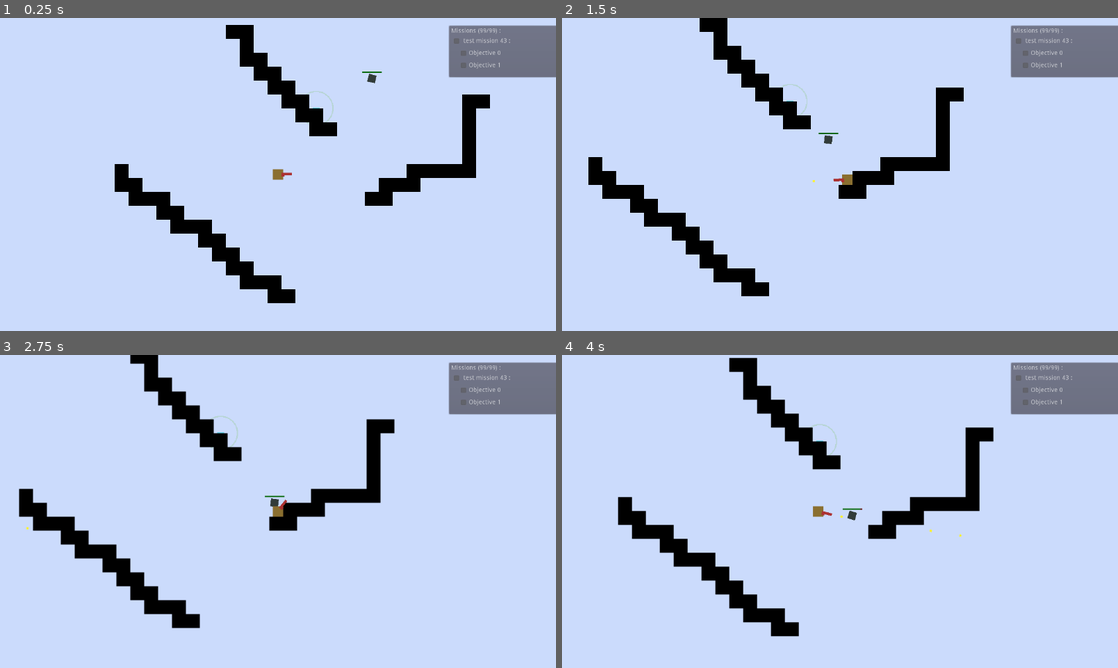
Above: before the commit, frames 1-4 (two rows, left to right).
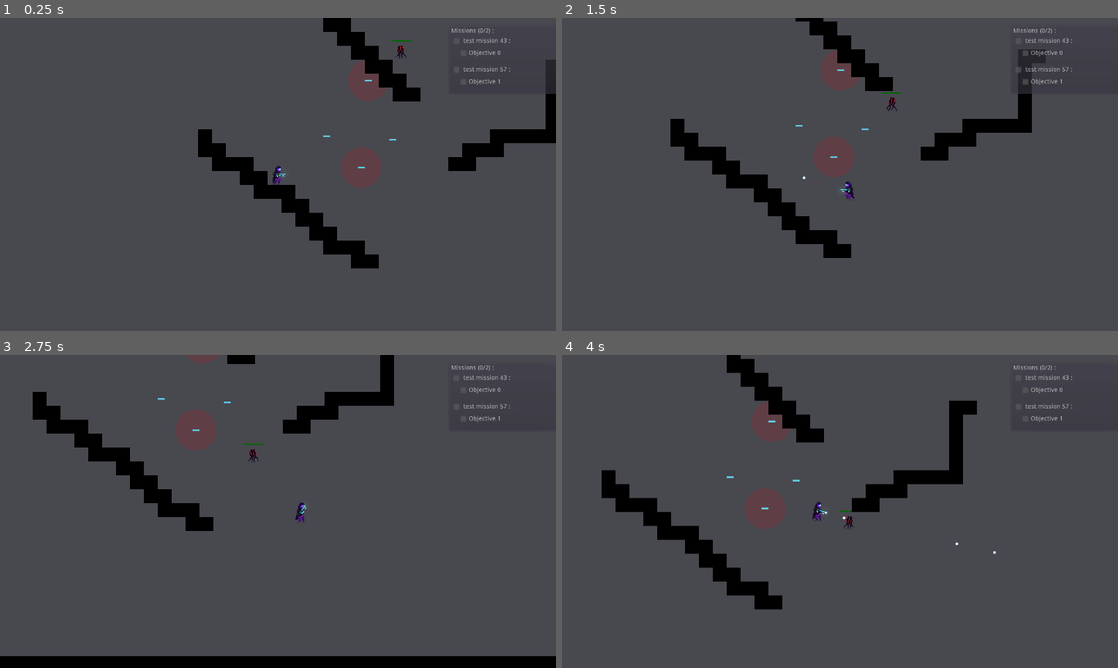
Above: after the commit, the same moments.

Repository: DreamTeckk/ZenoJam2021
Game: Godot game, scene res://src/Scenes/MainScene.tscn
The game is run twice, just before and just after one commit, with the same random seed, the same clock (stepped at 60 frames per second) and the same inputs.
Inputs (mouse positions are in pixels of both pictures, inside the frame that each line leads up to):
- Up to frame 1 (0.25 s): no input
- Up to frame 2 (1.5 s): move the mouse to (962, 158) at 0.52 s; hold D (move_right) 0.53-1.28 s; hold Space (interacte) 0.53-1.28 s; move the mouse to (728, 190) at 1.27 s; hold S (move_down) from 1.28 s (still down); click (728, 190) at 1.35 s
- Up to frame 3 (2.75 s): tap Space (interacte) at 1.55 s; move the mouse to (333, 442) at 2.02 s; release S (move_down) at 2.03 s; hold D (move_right) from 2.03 s (still down); hold Space (interacte) from 2.03 s (still down)
- Up to frame 4 (4 s): move the mouse to (812, 574) at 2.77 s; release D (move_right) at 2.78 s; release Space (interacte) at 2.78 s; hold Z (move_up) 2.78-3.53 s; tap Space (interacte) at 2.85, 3.8 s; move the mouse to (1006, 558) at 3.52 s; press the mouse at (1006, 558) at 3.53 s; hold Q (move_left) from 3.53 s (still down)

The runs differ from the first frame. In frame 1, 100% of the frame differs, in the area x 0-100%, y 0-100%; in frame 2, 100%; in frame 3, 100%; in frame 4, 98%.

Commit message:
Add first design

Diff:
--- a/Game/src/Entities/Ennemies/Ennemy.gd
+++ b/Game/src/Entities/Ennemies/Ennemy.gd
@@ -1,7 +1,7 @@
 extends KinematicBody2D
 
 export(float) var speed := 150.0
-export(float) var max_health := 50.0
+export(float) var max_health := 10.0
 export(float) var damage := 10.0
 export(float) var attack_cooldown := 1.0
 var health := max_health
@@ -21,6 +21,7 @@
 func _ready() -> void:
 	set_process(false)
 	attack_cooldown_timer.wait_time = attack_cooldown
+	$AnimationPlayer.play("Ennemy_Run")
 
 func _process(delta: float) -> void:
 	move()
@@ -35,8 +36,11 @@
 	path_recalculated = false
 	if path.size() > 1:
 		velocity = global_position.direction_to(path[1]) * speed
-		$Sprite.rotation = lerp_angle(rotation, global_position.direction_to(path[1]).angle(), 0.1)
 		move_and_slide(velocity)
+		if velocity.x < 0:
+			$Sprite.flip_h = true
+		else:
+			$Sprite.flip_h = false
 
 func _on_CollisionArea_body_entered(body: Node) -> void:
 	if body.is_in_group("Projectils"):
--- a/Game/src/Entities/Ennemies/Ennemy.tscn
+++ b/Game/src/Entities/Ennemies/Ennemy.tscn
@@ -1,11 +1,33 @@
-[gd_scene load_steps=5 format=2]
+[gd_scene load_steps=7 format=2]
 
 [ext_resource path="res://assets/sprites/Ennemy.png" type="Texture" id=1]
 [ext_resource path="res://src/Entities/Ennemies/Ennemy.gd" type="Script" id=2]
 [ext_resource path="res://src/UI/health_bar.tscn" type="PackedScene" id=3]
 
-[sub_resource type="RectangleShape2D" id=1]
-extents = Vector2( 8.96915, 8.9583 )
+[sub_resource type="CircleShape2D" id=4]
+radius = 17.1102
+
+[sub_resource type="Animation" id=2]
+resource_name = "Ennemy_Run"
+length = 0.375
+loop = true
+step = 0.075
+tracks/0/type = "value"
+tracks/0/path = NodePath("Sprite:frame")
+tracks/0/interp = 1
+tracks/0/loop_wrap = true
+tracks/0/imported = false
+tracks/0/enabled = true
+tracks/0/keys = {
+"times": PoolRealArray( 0, 0.075, 0.15, 0.225, 0.3 ),
+"transitions": PoolRealArray( 1, 1, 1, 1, 1 ),
+"update": 1,
+"values": [ 0, 1, 2, 3, 4 ]
+}
+
+[sub_resource type="CapsuleShape2D" id=3]
+radius = 9.32925
+height = 0.40633
 
 [node name="Ennemy" type="KinematicBody2D" groups=[
 "Ennemies",
@@ -18,13 +40,14 @@
 
 [node name="HealthBar" parent="." instance=ExtResource( 3 )]
 margin_left = -21.9671
-margin_top = -16.1326
+margin_top = -24.1326
 margin_right = -21.9671
-margin_bottom = -16.1326
+margin_bottom = -24.1326
 
 [node name="Sprite" type="Sprite" parent="."]
-scale = Vector2( 0.75, 0.75 )
 texture = ExtResource( 1 )
+hframes = 5
+frame = 2
 
 [node name="CollisionArea" type="Area2D" parent="."]
 scale = Vector2( 0.75, 0.75 )
@@ -34,15 +57,16 @@
 [node name="CollisionBox" type="CollisionShape2D" parent="CollisionArea"]
 modulate = Color( 0.784314, 0.133333, 0.133333, 1 )
 scale = Vector2( 1.33333, 1.33333 )
-shape = SubResource( 1 )
-
-[node name="Collision" type="CollisionShape2D" parent="."]
-modulate = Color( 0.721569, 0.227451, 0.839216, 1 )
-scale = Vector2( 0.5, 0.5 )
-shape = SubResource( 1 )
+shape = SubResource( 4 )
 
 [node name="AttackCooldown" type="Timer" parent="."]
 one_shot = true
+
+[node name="AnimationPlayer" type="AnimationPlayer" parent="."]
+anims/Ennemy_Run = SubResource( 2 )
+
+[node name="CollisionShape2D" type="CollisionShape2D" parent="."]
+shape = SubResource( 3 )
 [connection signal="body_entered" from="CollisionArea" to="." method="_on_CollisionArea_body_entered"]
 [connection signal="body_exited" from="CollisionArea" to="." method="_on_CollisionArea_body_exited"]
 [connection signal="timeout" from="AttackCooldown" to="." method="_on_AttackCooldown_timeout"]
--- a/Game/src/Entities/Player/Player.gd
+++ b/Game/src/Entities/Player/Player.gd
@@ -5,6 +5,9 @@
 var _dead := false
 var _can_shoot := true
 var _interactable : Objective = null
+var _weapon_direction = Weapon_Direction.EAST
+
+enum Weapon_Direction {WEST, EAST}
 
 export(float) var max_health := 100.0
 export(float) var speed := 300.0
@@ -27,6 +30,10 @@
 		if Input.is_action_pressed("fire"):
 			if _can_shoot:
 				_fire()
+		if Input.is_action_just_pressed("interacte"):
+			if _interactable != null:
+				emit_signal("interact", _interactable.objective_id)
+		animate()
 	else:
 		_die()
 
@@ -35,6 +42,18 @@
 		Input.get_action_strength("move_right") - Input.get_action_strength("move_left"),
 		Input.get_action_strength("move_down") - Input.get_action_strength("move_up")
 	)
+
+func animate() -> void:
+	$AnimationPlayer.stop(false)
+	if _velocity == Vector2.ZERO:
+		$AnimationPlayer.play("idle")
+	else:
+		$AnimationPlayer.play("Run")
+
+	if _weapon_direction == Weapon_Direction.EAST:
+		$Sprite.flip_h = false
+	else:
+		$Sprite.flip_h = true
 
 func get_hit(damage: int):
 	if !_dead:
@@ -60,14 +79,11 @@
 		$Weapon.rotation = direction_aimed.angle()
 		_flip_weapon()
 
-	# Objectiev interaction
-	if event.is_action_pressed("interacte"):
-		if _interactable != null:
-			emit_signal("interact", _interactable.objective_id)
-
 func _fire() -> void:
 	_can_shoot = false
 
+	$AudioStreamPlayer.play()
+	$Weapon/MusleFlashAnimation.play("Musle_Flash")
 	$ReloadTimer.start(reload_time)
 
 	var projectil = _projectil_scene.instance()
@@ -97,8 +113,10 @@
 
 func _flip_weapon() -> void:
 	if $Weapon.rotation > deg2rad(90) or $Weapon.rotation < deg2rad(-90):
+		_weapon_direction = Weapon_Direction.WEST
 		$Weapon.flip_v = true
 	else:
+		_weapon_direction = Weapon_Direction.EAST
 		$Weapon.flip_v = false
 
 func _on_reload_timer_timeout() -> void:
--- a/Game/src/Entities/Player/Player.tscn
+++ b/Game/src/Entities/Player/Player.tscn
@@ -1,8 +1,27 @@
-[gd_scene load_steps=6 format=2]
+[gd_scene load_steps=11 format=2]
 
 [ext_resource path="res://src/Entities/Player/Player.gd" type="Script" id=1]
 [ext_resource path="res://assets/sprites/Player.png" type="Texture" id=2]
 [ext_resource path="res://assets/sprites/Player_Weapon.png" type="Texture" id=3]
+[ext_resource path="res://assets/sounds/Gun_Shoot_1.wav" type="AudioStream" id=4]
+[ext_resource path="res://assets/lights/32xlight.jpg" type="Texture" id=5]
+
+[sub_resource type="Animation" id=5]
+resource_name = "Musle_Flash"
+length = 0.1
+step = 0.02
+tracks/0/type = "value"
+tracks/0/path = NodePath("MusleFlash:energy")
+tracks/0/interp = 1
+tracks/0/loop_wrap = true
+tracks/0/imported = false
+tracks/0/enabled = true
+tracks/0/keys = {
+"times": PoolRealArray( 0, 0.02, 0.08 ),
+"transitions": PoolRealArray( 1, 1, 1 ),
+"update": 0,
+"values": [ 0.0, 10.0, 0.0 ]
+}
 
 [sub_resource type="RectangleShape2D" id=1]
 extents = Vector2( 12.0467, 4.20392 )
@@ -10,21 +29,77 @@
 [sub_resource type="RectangleShape2D" id=2]
 extents = Vector2( 12.0161, 12.0456 )
 
+[sub_resource type="Animation" id=3]
+resource_name = "Run"
+length = 0.36
+loop = true
+step = 0.06
+tracks/0/type = "value"
+tracks/0/path = NodePath("Sprite:frame")
+tracks/0/interp = 1
+tracks/0/loop_wrap = true
+tracks/0/imported = false
+tracks/0/enabled = true
+tracks/0/keys = {
+"times": PoolRealArray( 0, 0.06, 0.12, 0.18, 0.24, 0.3 ),
+"transitions": PoolRealArray( 1, 1, 1, 1, 1, 1 ),
+"update": 1,
+"values": [ 4, 5, 6, 7, 8, 9 ]
+}
+
+[sub_resource type="Animation" id=4]
+resource_name = "idle"
+length = 0.5
+loop = true
+step = 0.06
+tracks/0/type = "value"
+tracks/0/path = NodePath("Sprite:frame")
+tracks/0/interp = 1
+tracks/0/loop_wrap = true
+tracks/0/imported = false
+tracks/0/enabled = true
+tracks/0/keys = {
+"times": PoolRealArray( 0, 0.12, 0.24, 0.36 ),
+"transitions": PoolRealArray( 1, 1, 1, 1 ),
+"update": 1,
+"values": [ 0, 1, 2, 3 ]
+}
+
 [node name="Player" type="KinematicBody2D"]
+light_mask = 4
 collision_mask = 8224
 script = ExtResource( 1 )
 
 [node name="Sprite" type="Sprite" parent="."]
-scale = Vector2( 0.75, 0.75 )
 texture = ExtResource( 2 )
+hframes = 10
 
 [node name="Weapon" type="Sprite" parent="."]
 scale = Vector2( -1, 1 )
 texture = ExtResource( 3 )
-offset = Vector2( -20, 0 )
+offset = Vector2( -2, 0 )
+flip_h = true
 
 [node name="Cannon" type="Node2D" parent="Weapon"]
 position = Vector2( -32, 0 )
+
+[node name="Light2D" type="Light2D" parent="Weapon"]
+position = Vector2( -14.8885, -1.23157 )
+rotation = -3.14159
+scale = Vector2( 1, -1 )
+texture = ExtResource( 5 )
+color = Color( 0.458824, 0.839216, 0.890196, 1 )
+energy = 0.5
+
+[node name="MusleFlash" type="Light2D" parent="Weapon"]
+position = Vector2( -18, -1 )
+texture = ExtResource( 5 )
+texture_scale = 0.25
+color = Color( 0.584314, 0.870588, 0.862745, 1 )
+energy = 0.0
+
+[node name="MusleFlashAnimation" type="AnimationPlayer" parent="Weapon"]
+anims/Musle_Flash = SubResource( 5 )
 
 [node name="Foot" type="CollisionShape2D" parent="."]
 position = Vector2( 0, 7.7513 )
@@ -42,3 +117,21 @@
 
 [node name="ReloadTimer" type="Timer" parent="."]
 one_shot = true
+
+[node name="AnimationPlayer" type="AnimationPlayer" parent="."]
+anims/Run = SubResource( 3 )
+anims/idle = SubResource( 4 )
+
+[node name="AudioStreamPlayer" type="AudioStreamPlayer" parent="."]
+stream = ExtResource( 4 )
+volume_db = -10.0
+
+[node name="Light2D" type="Light2D" parent="."]
+position = Vector2( 0, -13.0888 )
+texture = ExtResource( 5 )
+texture_scale = 0.4
+color = Color( 0.533333, 0.898039, 0.945098, 1 )
+energy = 2.0
+shadow_enabled = true
+shadow_buffer_size = 512
+shadow_item_cull_mask = -2147483645
--- a/Game/src/Entities/Weapons/Projectil.gd
+++ b/Game/src/Entities/Weapons/Projectil.gd
@@ -2,7 +2,7 @@
 
 var _direction_angle := 0.0
 var damage := 2.0
-export(int) var speed := 400
+export(float) var speed := 600
 
 func _ready() -> void:
 	self.set_physics_process(false)
@@ -18,5 +18,5 @@
 	self.set_physics_process(true)
 
 func _on_Area2D_body_entered(body: Node) -> void:
-	if body.name == "MapWalls":
+	if body.name == "Walls":
 		self.queue_free()
--- a/Game/src/Entities/Weapons/Projectil.tscn
+++ b/Game/src/Entities/Weapons/Projectil.tscn
@@ -1,7 +1,7 @@
 [gd_scene load_steps=4 format=2]
 
-[ext_resource path="res://assets/sprites/Projectil.png" type="Texture" id=1]
 [ext_resource path="res://src/Entities/Weapons/Projectil.gd" type="Script" id=2]
+[ext_resource path="res://assets/lights/32xlight.jpg" type="Texture" id=3]
 
 [sub_resource type="RectangleShape2D" id=1]
 extents = Vector2( 8, 8 )
@@ -13,10 +13,15 @@
 collision_mask = 8320
 script = ExtResource( 2 )
 
-[node name="Sprite" type="Sprite" parent="."]
-texture = ExtResource( 1 )
+[node name="Light2D" type="Light2D" parent="."]
+position = Vector2( 0, -0.0417137 )
+texture = ExtResource( 3 )
+texture_scale = 0.25
+color = Color( 0.47451, 0.933333, 0.945098, 1 )
+energy = 10.0
 
 [node name="Collision" type="CollisionShape2D" parent="."]
+position = Vector2( -2.98023e-08, -2.98023e-08 )
 scale = Vector2( 0.312, 0.312 )
 shape = SubResource( 1 )
 
--- a/Game/src/HUD/Missions.tscn
+++ b/Game/src/HUD/Missions.tscn
@@ -28,7 +28,6 @@
 [node name="Label" type="Label" parent="MissionsContainer/VBoxContainer"]
 margin_right = 242.0
 margin_bottom = 14.0
-text = "Missions (99/99) :"
 __meta__ = {
 "_edit_use_anchors_": false
 }
--- a/Game/src/Missions/Mission.gd
+++ b/Game/src/Missions/Mission.gd
@@ -6,26 +6,40 @@
 var objectives_id_completed := []
 var completed := false
 var mission_name : String
-var base_height
+var objective_manager
 export(String) var objective_ui_scene_path
 
 func setup(mission_name: String, objectives_id: Array, objective_manager) -> void:
 	self.mission_name = mission_name
 	self.objectives_id_to_complete = objectives_id
+	self.objective_manager = objective_manager
 	$VBoxContainer/MainMission/MissionTitle.text = mission_name
-	self.rect_min_size.y = $VBoxContainer.rect_size.y
-	base_height = self.rect_min_size.y
+	self.rect_size.y = 38
 
-	for i in objectives_id_to_complete:
+	for i in objectives_id_to_complete.size():
 		var objective_ui_scene = load(objective_ui_scene_path).instance()
 		$VBoxContainer.add_child(objective_ui_scene)
-		objective_ui_scene.get_node("Label").text = "Objective " + str(i)
-		self.rect_min_size.y += objective_ui_scene.rect_size.y
+		self.rect_size.y += $VBoxContainer.get_child(i + 1).rect_size.y
+		objective_ui_scene.get_node("Label").text = "Objective " + str(objectives_id_to_complete[i])
+
+		var objective : Objective = objective_manager.get_objective_by_id(objectives_id_to_complete[i])
+		objective.is_part_of_mission = true
+
+	self.rect_min_size.y = self.rect_size.y
+
 
 func completed_objective(id: int) -> void:
-	var index = objectives_id_to_complete.find(id)
-	objectives_id_completed.append(id)
-	var cb : CheckBox = $VBoxContainer.get_child(index + 1).get_node("CheckBox")
-	cb.pressed = true
-	if objectives_id_completed.size() >= objectives_id_to_complete.size():
-		$VBoxContainer/MainMission/CheckBox.pressed = true
+	if not objectives_id_completed.has(id):
+		var index = objectives_id_to_complete.find(id)
+		var objective : Objective = objective_manager.get_objective_by_id(id)
+		objective.is_part_of_mission = false
+		objectives_id_completed.append(id)
+		var cb : CheckBox = $VBoxContainer.get_child(index + 1).get_node("CheckBox")
+		cb.pressed = true
+		if objectives_id_completed.size() >= objectives_id_to_complete.size():
+			$VBoxContainer/MainMission/CheckBox.pressed = true
+			completed = true
+
+
+func erase() -> void:
+	self.queue_free()
--- a/Game/src/Missions/MissionsManager.gd
+++ b/Game/src/Missions/MissionsManager.gd
@@ -3,7 +3,10 @@
 class_name MissionsManager
 
 var missions_completed := 0
-var missions := []
+var missions_total := 0
+var mission_to_complete := 0
+var mission_pool_completed := 0
+var missions_pool := []
 var objectives_manager
 onready var mission_ui_scene = load("res://src/HUD/SingleMission.tscn")
 
@@ -11,18 +14,44 @@
 	self.objectives_manager = objectives_manager
 
 func check_mission_completion_with_objective_id(id: int) -> void:
-	for mission in missions:
-		if mission.objectives_id_to_complete.has(id):
+	for mission in missions_pool:
+		if !mission.completed and mission.objectives_id_to_complete.has(id):
 			mission.completed_objective(id)
+			if mission.objectives_id_completed.size() >= mission.objectives_id_to_complete.size():
+				missions_completed += 1
+				mission_pool_completed += 1
+				if mission_pool_completed >= mission_to_complete:
+					complete_pool()
 
-func register_mission() -> void:
+func register_mission(obj_nbr: int) -> Mission:
 	var new_mission : Mission = mission_ui_scene.instance()
 	$MissionsContainer/VBoxContainer/MissionsList.add_child(new_mission)
-	new_mission.setup("test mission " + str(randi() % 99) + " : ", take_random_objectives(3), objectives_manager)
-	missions.append(new_mission)
+	new_mission.setup("test mission " + str(randi() % 99) + " : ", take_random_objectives(obj_nbr), objectives_manager)
+	return new_mission
 
-func complete_mission(mission_index: int) -> void:
-	pass
+func create_pool(min_nbr: int, max_nbr: int, obj_nbr: int) -> void:
+	randomize()
+	var nbr := 0
+	if min_nbr == max_nbr:
+		nbr = min_nbr
+	else:
+		nbr = randi() % max_nbr + min_nbr
+	missions_pool = []
+	$MissionsContainer.rect_size.y = 0
+	for i in range(nbr):
+		missions_pool.append(register_mission(obj_nbr))
+#		print_debug($MissionsContainer/VBoxContainer/MissionsList.get_child(i).rect_size.y)
+		$MissionsContainer.rect_size.y += $MissionsContainer/VBoxContainer/MissionsList.get_child(i).rect_size.y
+	missions_total += nbr
+	mission_to_complete = nbr
+	mission_pool_completed = 0
+	$MissionsContainer/VBoxContainer/Label.text = "Missions (" + str(missions_completed) + "/" + str(missions_total) + ") :"
+
+func complete_pool() -> void:
+	for mission in missions_pool:
+		mission.erase()
+	create_pool(2,2,3)
+
 
 func take_random_objectives(nbr: int) -> Array:
 	var objectives : Array = objectives_manager.objectives_list
@@ -30,7 +59,7 @@
 	var available_objectives = []
 	var returned_objectives = []
 	for obj in objectives:
-		for mission in missions:
+		for mission in missions_pool:
 			if mission.objectives_id_to_complete.has(obj.objective_id):
 				unavailable_objectives.append(obj.objective_id)
 
--- a/Game/src/Objectives/Objective.gd
+++ b/Game/src/Objectives/Objective.gd
@@ -8,9 +8,15 @@
 var objective_has_timer: bool
 var objective_has_minigame: bool
 var objective_scene_path: String
+var gorup_color: Color
 
 var activable := false
-var simple
+var is_part_of_mission := false setget set_is_part_of_mission
+
+func _draw() -> void:
+	if is_part_of_mission:
+		draw_circle(Vector2.ZERO, $ActivationArea/CollisionShape2D.shape.radius, Color8(255,0,0,128 if activable else 32))
+
 
 func setup(id: int, on_wall: bool, orientation: int, objective) -> void:
 	self.on_wall = on_wall
@@ -21,8 +27,9 @@
 	self.objective_has_timer = objective.get("Has_timer")
 	self.objective_has_minigame = objective.get("Has_minigame")
 	self.objective_scene_path = objective.get("Scene_path")
-
-	$DetectionRing.modulate.a = 0.2
+	set_is_part_of_mission(false)
+#
+#	$DetectionRing.modulate.a = 0.2
 	if orientation == 1:
 		$Activable.rotation = deg2rad(90)
 	elif orientation == 2:
@@ -30,15 +37,22 @@
 	elif orientation == 3:
 		$Activable.rotation = deg2rad(270)
 
+
 func _on_ActivationArea_body_entered(body: Node) -> void:
 	if body.name == "Player":
 		activable = true
-		$DetectionRing.modulate.a = 1
+#		$DetectionRing.modulate.a = 1
 		body._interactable = self
+		update()
 
 
 func _on_ActivationArea_body_exited(body: Node) -> void:
 	if body.name == "Player":
 		activable = false
-		$DetectionRing.modulate.a = 0.2
+#		$DetectionRing.modulate.a = 0.2
 		body._interactable = null
+		update()
+
+func set_is_part_of_mission(value: bool) -> void:
+	is_part_of_mission = value
+	update()
--- a/Game/src/Objectives/Objective.tscn
+++ b/Game/src/Objectives/Objective.tscn
@@ -1,10 +1,10 @@
-[gd_scene load_steps=6 format=2]
+[gd_scene load_steps=5 format=2]
 
 [ext_resource path="res://assets/sprites/objective.png" type="Texture" id=1]
-[ext_resource path="res://assets/sprites/objectif_detection_ring.png" type="Texture" id=2]
 [ext_resource path="res://src/Objectives/Objective.gd" type="Script" id=3]
 
 [sub_resource type="CircleShape2D" id=1]
+radius = 47.0709
 
 [sub_resource type="RectangleShape2D" id=2]
 extents = Vector2( 8, 4.20515 )
@@ -13,15 +13,9 @@
 collision_layer = 64
 script = ExtResource( 3 )
 
-[node name="DetectionRing" type="Sprite" parent="."]
-scale = Vector2( 1.24116, 1.24116 )
-texture = ExtResource( 2 )
-
 [node name="ActivationArea" type="Area2D" parent="."]
 
 [node name="CollisionShape2D" type="CollisionShape2D" parent="ActivationArea"]
-position = Vector2( -0.275607, 0 )
-scale = Vector2( 4, 4 )
 shape = SubResource( 1 )
 
 [node name="BodyCollision" type="CollisionShape2D" parent="."]
--- a/Game/src/Scenes/MainScene.gd
+++ b/Game/src/Scenes/MainScene.gd
@@ -14,7 +14,7 @@
 		ennemy.setup(pathfinding, player)
 
 	mission_manager.setup(objective_manager)
-	mission_manager.register_mission()
+	mission_manager.create_pool(2,2,1)
 
 func _on_Player_interact(objective_id: int) -> void:
 	mission_manager.check_mission_completion_with_objective_id(objective_id)
--- a/Game/src/Scenes/MainScene.tscn
+++ b/Game/src/Scenes/MainScene.tscn
@@ -12,6 +12,9 @@
 [sub_resource type="NavigationPolygon" id=1]
 vertices = PoolVector2Array( 0, 0, 32, 0, 32, 32, 0, 32 )
 polygons = [ PoolIntArray( 0, 1, 2, 3 ) ]
+
+[sub_resource type="OccluderPolygon2D" id=4]
+polygon = PoolVector2Array( 0, 0, 32, 0, 32, 32, 0, 32 )
 
 [sub_resource type="ConvexPolygonShape2D" id=2]
 points = PoolVector2Array( 0, 0, 32, 0, 32, 32, 0, 32 )
@@ -39,6 +42,7 @@
 1/region = Rect2( 32, 0, 32, 32 )
 1/tile_mode = 0
 1/occluder_offset = Vector2( 0, 0 )
+1/occluder = SubResource( 4 )
 1/navigation_offset = Vector2( 0, 0 )
 1/shape_offset = Vector2( 0, 0 )
 1/shape_transform = Transform2D( 1, 0, 0, 1, 0, 0 )
@@ -72,29 +76,30 @@
 
 [node name="Objectives" type="Node2D" parent="Map"]
 script = ExtResource( 7 )
-max_objectives = 2
-max_objectives_per_type = 2
+max_objectives = 7
+max_objectives_per_type = 1
 objective_scene_path = "res://src/Objectives/Objective.tscn"
 
-[node name="ObjectiveSpawnPoint" type="Node2D" parent="Map/Objectives"]
-position = Vector2( 16, 96 )
+[node name="ObjectiveSpawnPoint3" type="Node2D" parent="Map/Objectives"]
+position = Vector2( 0, 248 )
 script = ExtResource( 8 )
-on_wall = true
 
-[node name="ObjectiveSpawnPoint13" type="Node2D" parent="Map/Objectives"]
-position = Vector2( -96, -16 )
+[node name="ObjectiveSpawnPoint4" type="Node2D" parent="Map/Objectives"]
+position = Vector2( -56, 112 )
 script = ExtResource( 8 )
-on_wall = true
-orientation = 1
 
-[node name="ObjectiveSpawnPoint3" type="Node2D" parent="Map/Objectives"]
-position = Vector2( -112, -200 )
+[node name="ObjectiveSpawnPoint5" type="Node2D" parent="Map/Objectives"]
+position = Vector2( -152, 240 )
+script = ExtResource( 8 )
+
+[node name="ObjectiveSpawnPoint6" type="Node2D" parent="Map/Objectives"]
+position = Vector2( -72, 312 )
 script = ExtResource( 8 )
 
 [node name="YSort" type="YSort" parent="Map"]
 
 [node name="Player" parent="Map/YSort" instance=ExtResource( 1 )]
-position = Vector2( -72, 248 )
+position = Vector2( -264, 328 )
 world_node_name = "MainScene"
 
 [node name="Camera2D" type="Camera2D" parent="Map/YSort/Player"]
@@ -105,18 +110,19 @@
 "Bullet_Collider",
 "Obstacles",
 ]]
+light_mask = 2
 tile_set = SubResource( 3 )
 cell_size = Vector2( 32, 32 )
 cell_y_sort = true
 collision_layer = 2
+occluder_light_mask = -2147483646
 format = 1
-tile_data = PoolIntArray( -983074, 1, 0, -983073, 1, 0, -983 …(3347 unchanged characters)… 497, 1, 0, 65502, 1, 0, 65503, 1, 0, 65532, 1, 0, 65533, 1, 0, 38, 1, 0, 39, 1,  …(4312 unchanged characters)…
+tile_data = PoolIntArray( -983074, 1, 0, -983073, 1, 0, -983 …(3347 unchanged characters)… 497, 1, 0, 65502, 1, 0, 65503, 1, 0, 65526, 0, 0, 65532, 1, 0, 65533, 1, 0, 38, 1, 0, 39, 1,  …(4312 unchanged characters)…
 
 [node name="Ennemies" type="Node2D" parent="Map/YSort"]
 position = Vector2( 8, 8 )
 
 [node name="Ennemy" parent="Map/YSort/Ennemies" instance=ExtResource( 5 )]
-position = Vector2( 160, -8 )
 
 [node name="HUD" parent="." instance=ExtResource( 2 )]
 [connection signal="interact" from="Map/YSort/Player" to="." method="_on_Player_interact"]
Binary file added: Game/assets/lights/32xlight.jpg
Not shown, added: Game/assets/lights/32xlight.jpg.import
Binary file added: Game/assets/lights/64xlight.jpg
Not shown, added: Game/assets/lights/64xlight.jpg.import
Binary file added: Game/assets/lights/EnnemyLight.jpg
Not shown, changed: Game/assets/lights/EnnemyLight.jpg.import
Not shown, added: Game/assets/sounds/Gun_Shoot_1.wav.import
Binary file changed: Game/assets/sprites/Ennemy.png
Binary file changed: Game/assets/sprites/Player.png
Binary file changed: Game/assets/sprites/Player_Weapon.png
Binary file changed: Game/assets/tilesets/map_test.png
Binary file removed: Game/src/Player.png
(and 17 more such lines)
